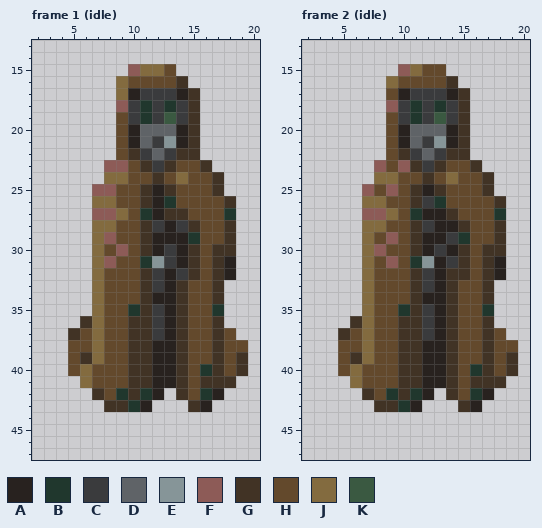
Pixel-art file, stored at aseprite/performance-sets/Necromancer.ase. Above is the file before it was changed.
24x48 pixels, 34 frames. Shown: frame 1 (idle): x 2..20, y 13..47; frame 2 (idle): x 2..20, y 13..47. The commit also changed other frames, which this record leaves out.
Palette (. is transparent): A #28221f  B #20372d  C #3a3b3d  D #5f6367  E #869598  F #8d5b57  G #413325  H #63492c  J #836b3f  K #3a5941
Pixels before, frame 1 (idle), first column x 5:
15 .....FJJH......
16 ....JHHHHG.....
17 ....JACCCAG....
18 ....FCBCBCG....
19 ....HCBCKCG....
20 ....HADDDAG....
21 ....HADCEAG....
22 ....HGCDCGG....
23 ...FFHGCGHHG...
24 ...JJHHGHJHHG..
25 ..FFHHGAGHHHG..
26 ..JJHHGABHHHHG.
27 ..FFJHBAGGHHHB.
28 ..JJHHGCACGHHG.
29 ..JFHHGAAABHHG.
30 ..JHFHGACAGHGG.
31 ..JFHHBECAGHGA.
32 ..JHHHGCACGHGA.
33 ..JHHHGCAGHHG..
34 ..JHHHGAAGHHG..
35 ..JHHBGCAGHHB..
36 .GJHHGGCAGHHG..
37 GHJHHGGCAGHHGH.
38 HHJHHGGAAGHHGHH
39 HGJHHGGAAGHHGHG
40 HJHHHGGAAGHBGHG
41 .JHHHGGAAGHGGG.
42 ..GHBGBA.GHBA..
43 ...GGBA...GA...
Pixels before, frame 2 (idle), first column x 5:
15 .....FJHH......
16 ....JHHHHG.....
17 ....HACCCAG....
18 ....FCBCBCG....
19 ....HCBCKCG....
20 ....HADDDAG....
21 ....HADCEAG....
22 ....HGCDCGG....
23 ...FHFGCGHHG...
24 ...JJHHGHJHHG..
25 ..FHFHGAGHHHG..
26 ..JJHHGCBHHHHG.
27 ..FFJHBAAGHHHB.
28 ..JJHHGCAAGHHG.
29 ..JHFHGAACBHHG.
30 ..JFHHGACAGHGG.
31 ..JHFHBEACGHGA.
32 ..JHHHGCAGGHGA.
33 ..JHHHGCAGHHG..
34 ..JHHHGAAGHHG..
35 ..JHHBGCAGHHB..
36 .GJHHGGCAGHHG..
37 GHJHHGGCAGHHGH.
38 HHJHHGGAAGHHGHH
39 HGJHHGGAAGHHGHG
40 HJHHHGGAAGHBGHG
41 .JHHHGGAAGHGGG.
42 ..GHBGBA.GHBA..
43 ...GGBA...GA...
After:
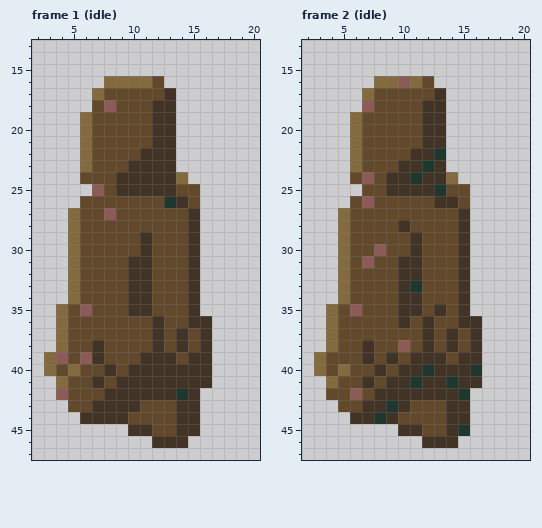
Message: Complete the necromancer's idle animations
Diff:
layer "s" now hidden
layer "nw" now shown
Changed rows in their new state; - is an unchanged pixel.
Frame 1 (idle):
first column x 3:
15 -------....------
16 -----J-JJ-..-----
17 ----JHHHHHG..----
18 ----HFHHHGG..----
19 ---JHH-HHGG..----
20 ---JHH-HHGG..----
21 ---JHH-HHGG..----
22 ---JHH-HGGG..----
23 ---JHHHG-G-...---
24 ---HHHGGG-G-...--
25 -----HGG-G---..--
26 ---HHH--HH-G-...-
27 --JHH-H-HHHHG...-
28 --JHHH--HHHH-...-
29 --JHHH---HHHG...-
30 --JHH-H--HHH-...-
31 --JHHH-GGHHH-...-
32 --JHH--G-HHH-...-
33 --JHH--G-HHHG..--
34 --JHH--G-HHHG..--
35 -JHFH--G-HHHG..--
36 -JHHH--HHGHHGG.--
37 -JH-H--HHGH--G..-
38 -J--G--HHGH--G...
39 JF-FG--H-GGHGG...
40 JHJH-G---GG-GG...
41 -JHHG-G--GG-G-..-
42 -FHHHGG-GGGBG..--
43 --HHG--GHHHG-.---
44 ---GGGGHHHHGG----
45 -------GGHHGG----
46 ---------GGG-----
Frame 2 (idle):
first column x 3:
15 -------....------
16 -----J-FJ-..-----
17 ----JH-HHHG..----
18 ----FHHHHGG..----
19 ---JHH-HHGG..----
20 ---JHH-HHGG..----
21 ---JHH-HHGG..----
22 ---JHH-HGGB..----
23 ---JHH-G-B-...---
24 ---HFHGGB-G-...--
25 ----H-GG-GB--..--
26 ---HFH--HHGG-...-
27 --JHHHH-HHHHG...-
28 --JHHH-GHHHH-...-
29 --JHH-H--HHHG...-
30 --JHH----HHH-...-
31 --JHF-HGGHHH-...-
32 --JHH--G-HHH-...-
33 --JHH--GBHHHG..--
34 --JHH--G-HHHG..--
35 -JHFH--G-HGHG..--
36 -JHHH---HGHHGG.--
37 -JH-H--HHGH--G..-
38 -J--G--FHGH--G...
39 JH-HG-GH-GGHGG...
40 JHJH-G---BG-G-...
41 -JHHG-G-BGGBG-..-
42 -HHFHGG-GGG-B..--
43 --HHG-BGHHHG-.---
44 ---GGBGHHHHGG----
45 -------GGHHGB----
46 ---------GGG-----
Pixel boxes of the changes (left, top, right, bottom) in both pictures:
changed: (44, 64, 248, 448)
changed: (314, 64, 518, 448)
